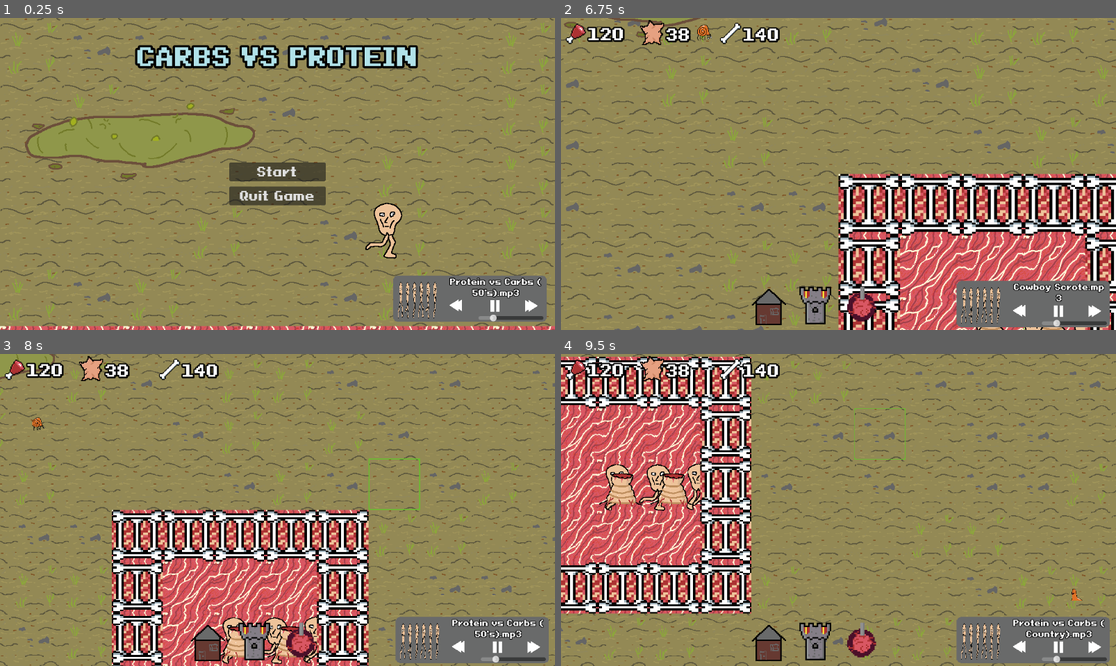
Above: before the commit, frames 1-4 (two rows, left to right).
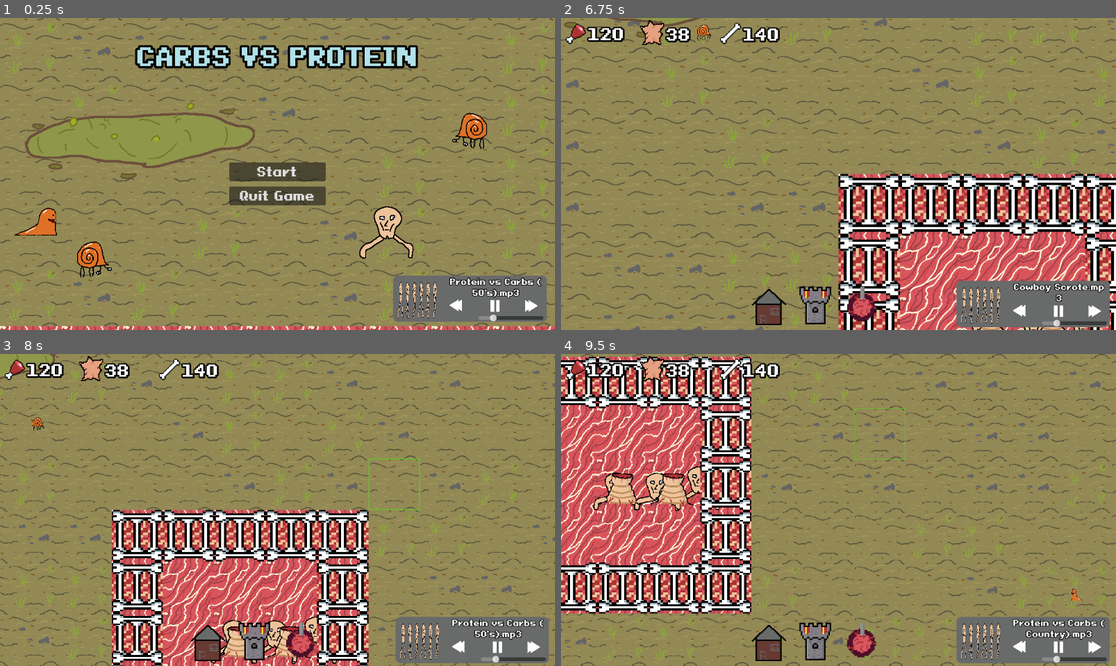
Above: after the commit, the same moments.

Repository: PhilipSBeck/Ludum-Dare-56
Game: Godot game, scene res://Levels/TitleScreen.tscn
Two runs of this game, one before a commit and one after it. Both use one fixed random seed, a clock stepped at 60 frames per second and the inputs below. Sound files missing from this copy of the repository are replaced by a short silence.
Inputs (mouse positions are in pixels of both pictures, inside the frame that each line leads up to):
- Up to frame 1 (0.25 s): no input
- Up to frame 2 (6.75 s): click "Start" at 0.5 s; click (1093, 311) at 1.25 s; click (1093, 311) at 2 s; click (816, 308) at 2.75 s; click (860, 308) at 3.5 s; click (771, 308) at 4.25 s; click (1021, 311) at 5 s; click (1060, 311) at 5.75 s; click (1060, 311) at 6.5 s
- Up to frame 3 (8 s): move the mouse to (399, 494) at 7.27 s; hold Right (ui_right) from 7.28 s (still down); tap Mouse wheel down (WheelDown) at 7.35 s
- Up to frame 4 (9.5 s): move the mouse to (727, 525) at 8.02 s; release Right (ui_right) at 8.03 s; hold Down (ui_down) 8.03-8.78 s; tap Mouse wheel up (WheelUp) at 8.1 s; move the mouse to (894, 441) at 8.77 s; hold Right (ui_right) from 8.78 s (still down); tap Mouse wheel down (WheelDown) at 8.85 s

The runs differ from the first frame. In frame 1, 1.8% of the frame differs, in the area x 2-88%, y 30-84%; in frame 2, less than 0.1%; in frame 3, 0.5%; in frame 4, 0.8%.

Commit message:
Scrote starts standing

Diff:
--- /dev/null
+++ b/Art/Units/Enemies/EnemySpriteFrames.tres
@@ -0,0 +1,45 @@
+[gd_resource type="SpriteFrames" load_steps=7 format=3 uid="uid://brxkv2pvc2qhu"]
+
+[ext_resource type="Texture2D" uid="uid://c4okcpbsryxyl" path="res://Art/Units/Enemies/Enemy1SpriteSheet-Sheet.png" id="1_qgeih"]
+[ext_resource type="Texture2D" uid="uid://vf82l3i27d3u" path="res://Art/Units/Enemies/Enemy2-Sheet.png" id="2_lev0v"]
+
+[sub_resource type="AtlasTexture" id="AtlasTexture_krk1y"]
+atlas = ExtResource("1_qgeih")
+region = Rect2(0, 0, 128, 128)
+
+[sub_resource type="AtlasTexture" id="AtlasTexture_lhv0a"]
+atlas = ExtResource("1_qgeih")
+region = Rect2(128, 0, 128, 128)
+
+[sub_resource type="AtlasTexture" id="AtlasTexture_cypte"]
+atlas = ExtResource("2_lev0v")
+region = Rect2(0, 0, 128, 128)
+
+[sub_resource type="AtlasTexture" id="AtlasTexture_4hxhy"]
+atlas = ExtResource("2_lev0v")
+region = Rect2(128, 0, 128, 128)
+
+[resource]
+animations = [{
+"frames": [{
+"duration": 1.0,
+"texture": SubResource("AtlasTexture_krk1y")
+}, {
+"duration": 1.0,
+"texture": SubResource("AtlasTexture_lhv0a")
+}],
+"loop": true,
+"name": &"Enemy1",
+"speed": 3.0
+}, {
+"frames": [{
+"duration": 1.0,
+"texture": SubResource("AtlasTexture_cypte")
+}, {
+"duration": 1.0,
+"texture": SubResource("AtlasTexture_4hxhy")
+}],
+"loop": true,
+"name": &"Enemy2",
+"speed": 5.0
+}]
--- a/Levels/TitleScreen.tscn
+++ b/Levels/TitleScreen.tscn
@@ -1,10 +1,11 @@
-[gd_scene load_steps=9 format=4 uid="uid://cmrxi8qfrseay"]
+[gd_scene load_steps=10 format=4 uid="uid://cmrxi8qfrseay"]
 
 [ext_resource type="Texture2D" uid="uid://bsnnnedb70g0f" path="res://Art/Map/Floor/TileSet.png" id="1_ioi34"]
 [ext_resource type="Script" path="res://Scripts/Core/title_screen.gd" id="1_x8bk8"]
 [ext_resource type="PackedScene" uid="uid://7tv84aj5tbti" path="res://HUD/TitleScreenHud.tscn" id="2_wppsg"]
 [ext_resource type="PackedScene" uid="uid://cm2wx2hxyu6m8" path="res://Unit/Spawners/SpawningPool.tscn" id="4_whn0m"]
 [ext_resource type="PackedScene" uid="uid://dte3uhl6ck5hh" path="res://Unit/Scrote.tscn" id="5_8dhs3"]
+[ext_resource type="SpriteFrames" uid="uid://brxkv2pvc2qhu" path="res://Art/Units/Enemies/EnemySpriteFrames.tres" id="6_jnlr0"]
 
 [sub_resource type="TileSetAtlasSource" id="TileSetAtlasSource_5n3a6"]
 texture = ExtResource("1_ioi34")
@@ -41,5 +42,26 @@
 [node name="Scrote" parent="." instance=ExtResource("5_8dhs3")]
 position = Vector2(805, 437)
 
+[node name="Enemy" type="AnimatedSprite2D" parent="."]
+position = Vector2(189, 503)
+scale = Vector2(0.7, 0.7)
+sprite_frames = ExtResource("6_jnlr0")
+animation = &"Enemy2"
+autoplay = "Enemy2"
+
+[node name="Enemy2" type="AnimatedSprite2D" parent="."]
+position = Vector2(73, 407)
+scale = Vector2(0.7, 0.7)
+sprite_frames = ExtResource("6_jnlr0")
+animation = &"Enemy1"
+autoplay = "Enemy1"
+
+[node name="Enemy3" type="AnimatedSprite2D" parent="."]
+position = Vector2(982, 236)
+scale = Vector2(-0.7, 0.7)
+sprite_frames = ExtResource("6_jnlr0")
+animation = &"Enemy2"
+autoplay = "Enemy2"
+
 [connection signal="quit_button_pressed" from="TitleScreen" to="." method="_on_title_screen_quit_button_pressed"]
 [connection signal="start_button_pressed" from="TitleScreen" to="." method="_on_title_screen_start_button_pressed"]
--- a/Scripts/Units/Scrotes/scrote.gd
+++ b/Scripts/Units/Scrotes/scrote.gd
@@ -3,6 +3,7 @@
 
 # Called when the node enters the scene tree for the first time.
 func _ready() -> void:
+	$AnimatedSprite2D.set_animation("stand")
 	pass # Replace with function body.
 
 
--- a/Unit/Enemy.tscn
+++ b/Unit/Enemy.tscn
@@ -1,50 +1,8 @@
-[gd_scene load_steps=11 format=3 uid="uid://gl5n4qwltrfa"]
+[gd_scene load_steps=5 format=3 uid="uid://gl5n4qwltrfa"]
 
 [ext_resource type="Script" path="res://Scripts/Units/Enemies/enemy.gd" id="1_l1aak"]
-[ext_resource type="Texture2D" uid="uid://c4okcpbsryxyl" path="res://Art/Units/Enemies/Enemy1SpriteSheet-Sheet.png" id="1_rlqyn"]
-[ext_resource type="Texture2D" uid="uid://vf82l3i27d3u" path="res://Art/Units/Enemies/Enemy2-Sheet.png" id="3_masem"]
+[ext_resource type="SpriteFrames" uid="uid://brxkv2pvc2qhu" path="res://Art/Units/Enemies/EnemySpriteFrames.tres" id="2_smxok"]
 [ext_resource type="Script" path="res://Scripts/Units/Enemies/animated_sprite.gd" id="3_qh4b0"]
-
-[sub_resource type="AtlasTexture" id="AtlasTexture_krk1y"]
-atlas = ExtResource("1_rlqyn")
-region = Rect2(0, 0, 128, 128)
-
-[sub_resource type="AtlasTexture" id="AtlasTexture_lhv0a"]
-atlas = ExtResource("1_rlqyn")
-region = Rect2(128, 0, 128, 128)
-
-[sub_resource type="AtlasTexture" id="AtlasTexture_cypte"]
-atlas = ExtResource("3_masem")
-region = Rect2(0, 0, 128, 128)
-
-[sub_resource type="AtlasTexture" id="AtlasTexture_4hxhy"]
-atlas = ExtResource("3_masem")
-region = Rect2(128, 0, 128, 128)
-
-[sub_resource type="SpriteFrames" id="SpriteFrames_fpjwx"]
-animations = [{
-"frames": [{
-"duration": 1.0,
-"texture": SubResource("AtlasTexture_krk1y")
-}, {
-"duration": 1.0,
-"texture": SubResource("AtlasTexture_lhv0a")
-}],
-"loop": true,
-"name": &"Enemy1",
-"speed": 3.0
-}, {
-"frames": [{
-"duration": 1.0,
-"texture": SubResource("AtlasTexture_cypte")
-}, {
-"duration": 1.0,
-"texture": SubResource("AtlasTexture_4hxhy")
-}],
-"loop": true,
-"name": &"Enemy2",
-"speed": 5.0
-}]
 
 [sub_resource type="RectangleShape2D" id="RectangleShape2D_l3kj4"]
 size = Vector2(133.333, 106.667)
@@ -56,7 +14,7 @@
 
 [node name="AnimatedSprite2D" type="AnimatedSprite2D" parent="."]
 scale = Vector2(0.3, 0.3)
-sprite_frames = SubResource("SpriteFrames_fpjwx")
+sprite_frames = ExtResource("2_smxok")
 animation = &"Enemy2"
 script = ExtResource("3_qh4b0")
 
--- a/Unit/Scrote.tscn
+++ b/Unit/Scrote.tscn
@@ -1,7 +1,24 @@
-[gd_scene load_steps=11 format=3 uid="uid://dte3uhl6ck5hh"]
+[gd_scene load_steps=16 format=3 uid="uid://dte3uhl6ck5hh"]
 
 [ext_resource type="Script" path="res://Scripts/Units/Scrotes/scrote.gd" id="1_t8ems"]
 [ext_resource type="Texture2D" uid="uid://cramueyj2h0ec" path="res://Art/Units/Scrotes/ScroatJenkins.png" id="1_ws1o1"]
+[ext_resource type="Texture2D" uid="uid://ce0sw5c5l2s7d" path="res://Art/Units/Scrotes/ScroteStranding-Sheet.png" id="2_bnwud"]
+
+[sub_resource type="AtlasTexture" id="AtlasTexture_u0c8s"]
+atlas = ExtResource("2_bnwud")
+region = Rect2(0, 0, 128, 128)
+
+[sub_resource type="AtlasTexture" id="AtlasTexture_6iafj"]
+atlas = ExtResource("2_bnwud")
+region = Rect2(128, 0, 128, 128)
+
+[sub_resource type="AtlasTexture" id="AtlasTexture_gnrlf"]
+atlas = ExtResource("2_bnwud")
+region = Rect2(256, 0, 128, 128)
+
+[sub_resource type="AtlasTexture" id="AtlasTexture_ndo1e"]
+atlas = ExtResource("2_bnwud")
+region = Rect2(384, 0, 128, 128)
 
 [sub_resource type="AtlasTexture" id="AtlasTexture_eaelt"]
 atlas = ExtResource("1_ws1o1")
@@ -29,6 +46,23 @@
 
 [sub_resource type="SpriteFrames" id="SpriteFrames_xuvwg"]
 animations = [{
+"frames": [{
+"duration": 1.0,
+"texture": SubResource("AtlasTexture_u0c8s")
+}, {
+"duration": 1.0,
+"texture": SubResource("AtlasTexture_6iafj")
+}, {
+"duration": 1.0,
+"texture": SubResource("AtlasTexture_gnrlf")
+}, {
+"duration": 1.0,
+"texture": SubResource("AtlasTexture_ndo1e")
+}],
+"loop": true,
+"name": &"stand",
+"speed": 6.0
+}, {
 "frames": [{
 "duration": 1.0,
 "texture": SubResource("AtlasTexture_eaelt")
@@ -62,9 +96,9 @@
 
 [node name="AnimatedSprite2D" type="AnimatedSprite2D" parent="."]
 sprite_frames = SubResource("SpriteFrames_xuvwg")
-animation = &"walk"
+animation = &"stand"
 autoplay = "walk"
-frame_progress = 0.116029
+frame_progress = 0.124135
 
 [node name="CollisionShape2D" type="CollisionShape2D" parent="."]
 position = Vector2(-9, 5.5)
Binary file added: Art/Units/Scrotes/ScroteStranding-Sheet.png
Not shown, added: Art/Units/Scrotes/ScroteStranding-Sheet.png.import
